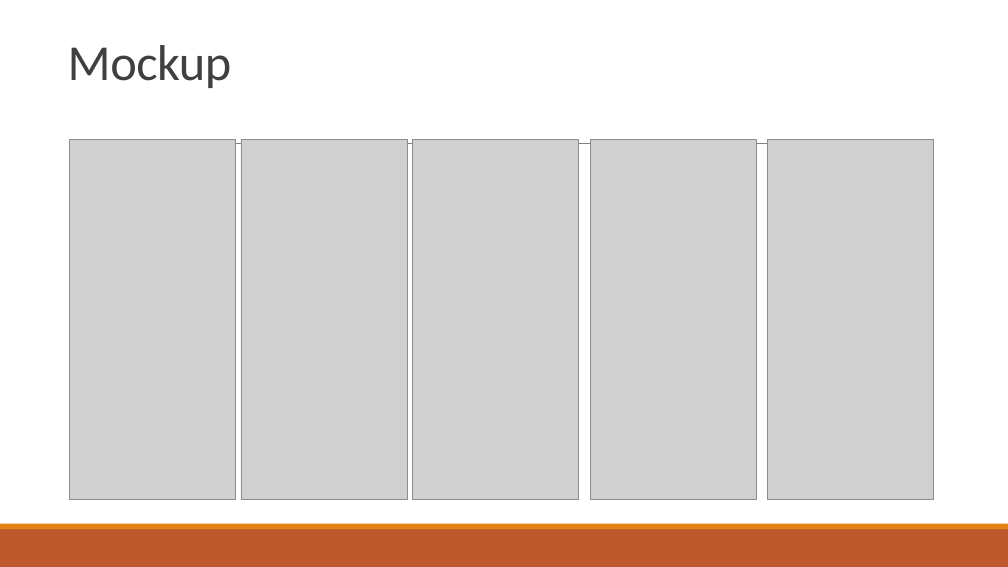
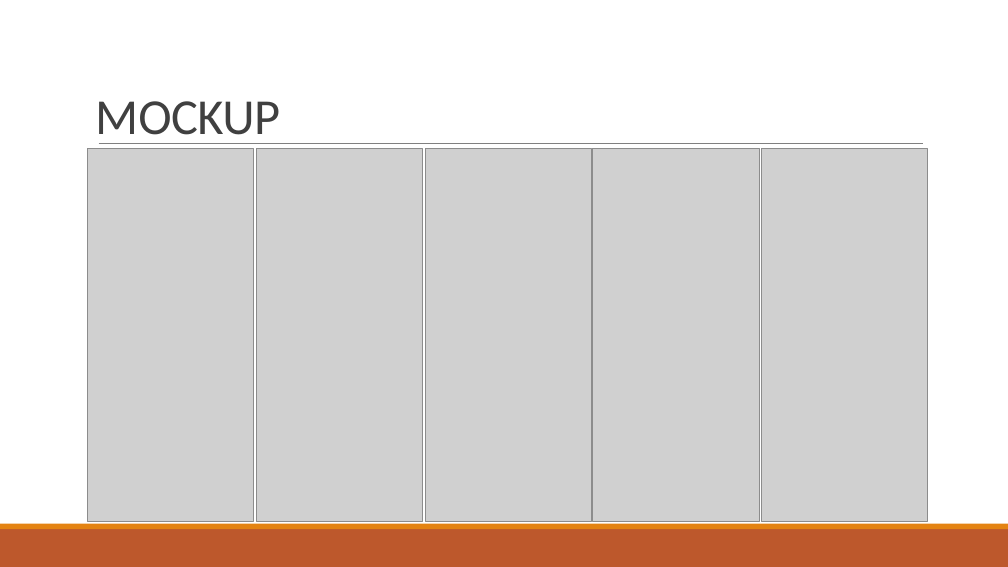
Before and after one commit to MaheswaraAW/-PPL4611, a slide deck: slide 12 of Aplikasi Catalog Board Game.pptx. Drawn at 1008x567 pixels with LibreOffice and Linux fonts; fonts in the diff are those of the drawing; grey boxes stand for pictures. Boxes give left, top, right and bottom in pixels: in the first picture for what was removed or moved away, otherwise in the second. Text is boxed around its words. In the diff, an @@ line names an element or a change of style, - is before the commit and + after.

```diff
--- a/Aplikasi Catalog Board Game.pptx
+++ b/Aplikasi Catalog Board Game.pptx
@@ title at (95,101,280,144): text changed @@
-Mockup
+MOCKUP
@@ picture: place and size @@
-picture at (70,140,236,500)
+picture at (88,149,254,521)
@@ picture: place and size @@
-picture at (241,140,408,500)
+picture at (256,149,423,521)
@@ picture: place and size @@
-picture at (413,140,579,500)
+picture at (426,149,592,521)
@@ picture: place and size @@
-picture at (591,140,757,500)
+picture at (593,149,759,521)
@@ picture: place and size @@
-picture at (768,140,934,500)
+picture at (762,149,929,521)
```
Also in this commit, not shown: 12 other slides changed, 1 slide added, 1 slide removed.
